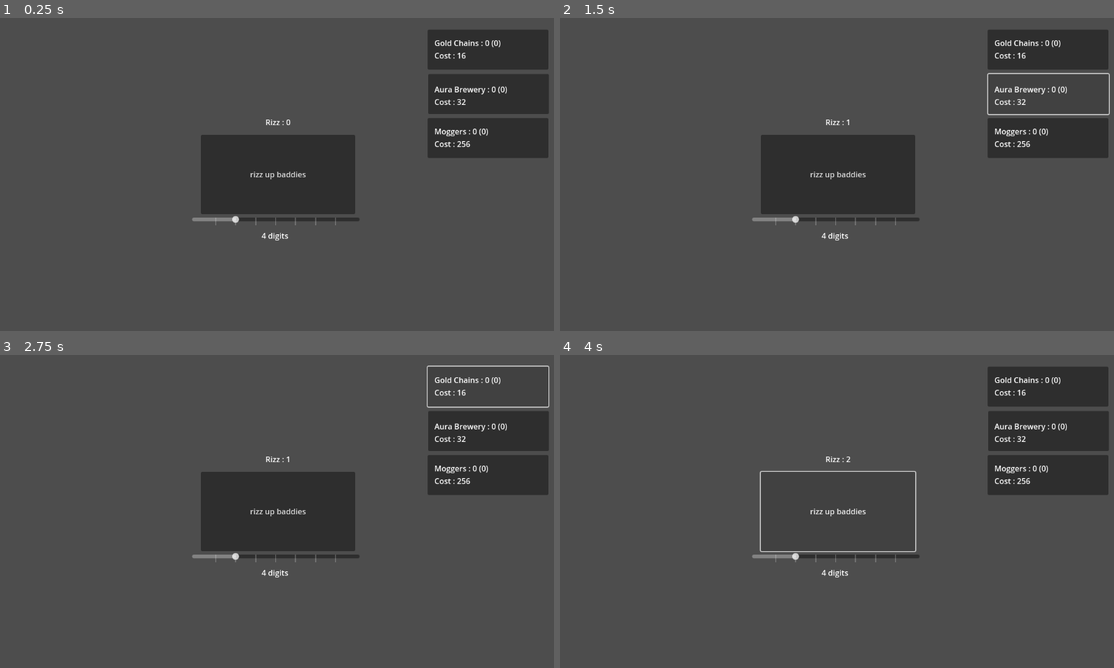
Above: before the commit, frames 1-4 (two rows, left to right).
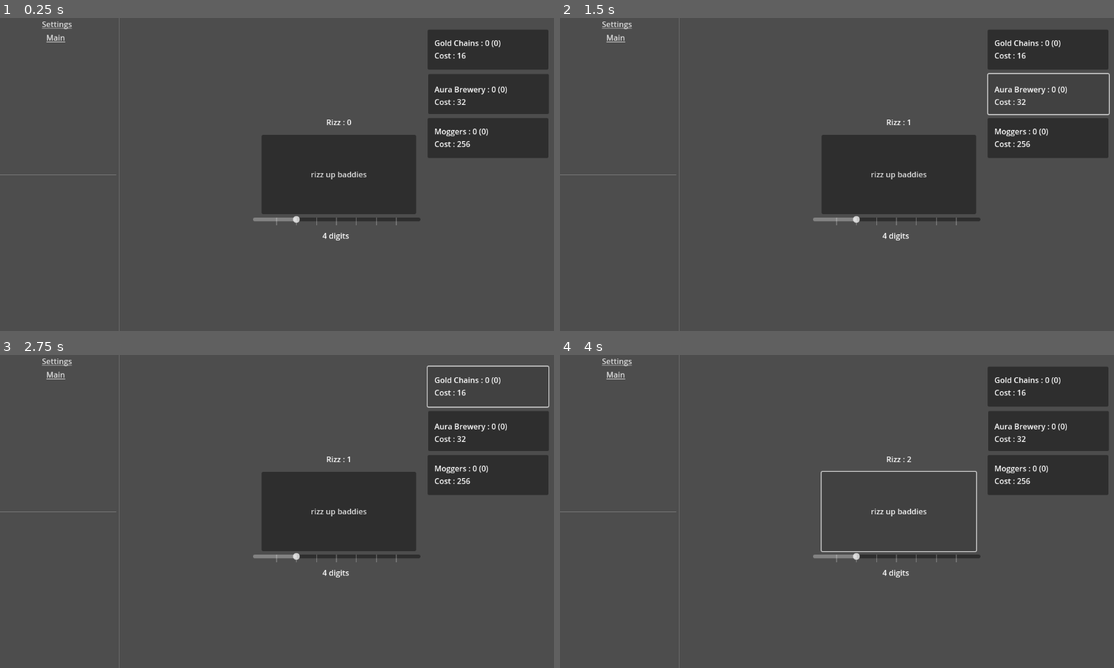
Above: after the commit, the same moments.

Repository: BlueDinoKing/sigmaclicker
Game: Godot game, scene res://scenes/ui.tscn
Two runs of this game, one before a commit and one after it. Both use one fixed random seed, a clock stepped at 60 frames per second and the inputs below. Before the commit the project starts from res://scenes/clicker.tscn.
Inputs:
- Up to frame 1 (0.25 s): no input
- Up to frame 2 (1.5 s): click "rizz up baddies" at 0.5 s; click "Aura Brewery : 0 (0) Cost : 32" at 1.25 s
- Up to frame 3 (2.75 s): click "Gold Chains : 0 (0) Cost : 16" at 2 s
- Up to frame 4 (4 s): click "Moggers : 0 (0) Cost : 256" at 2.75 s; click "rizz up baddies" at 3.5 s

The runs differ from the first frame. In frame 1, 6.5% of the frame differs, in the area x 0-76%, y 0-100%; in frame 2, 6.5%; in frame 3, 6.5%; in frame 4, 1.5%.
Error before the commit: Invalid access to property or key 'navigation_requested' on a base object of type 'Nil'. (res://scripts/clicker.gd:40)

Commit message:
bro i forgot to change sokmething

Diff:
--- a/project.godot
+++ b/project.godot
@@ -11,7 +11,7 @@
 [application]
 
 config/name="sigmaclicker"
-run/main_scene="res://scenes/clicker.tscn"
+run/main_scene="res://scenes/ui.tscn"
 config/features=PackedStringArray("4.3", "GL Compatibility")
 config/icon="res://icon.svg"
 
Not shown, changed: docs/index.html
Not shown, changed: docs/index.pck
